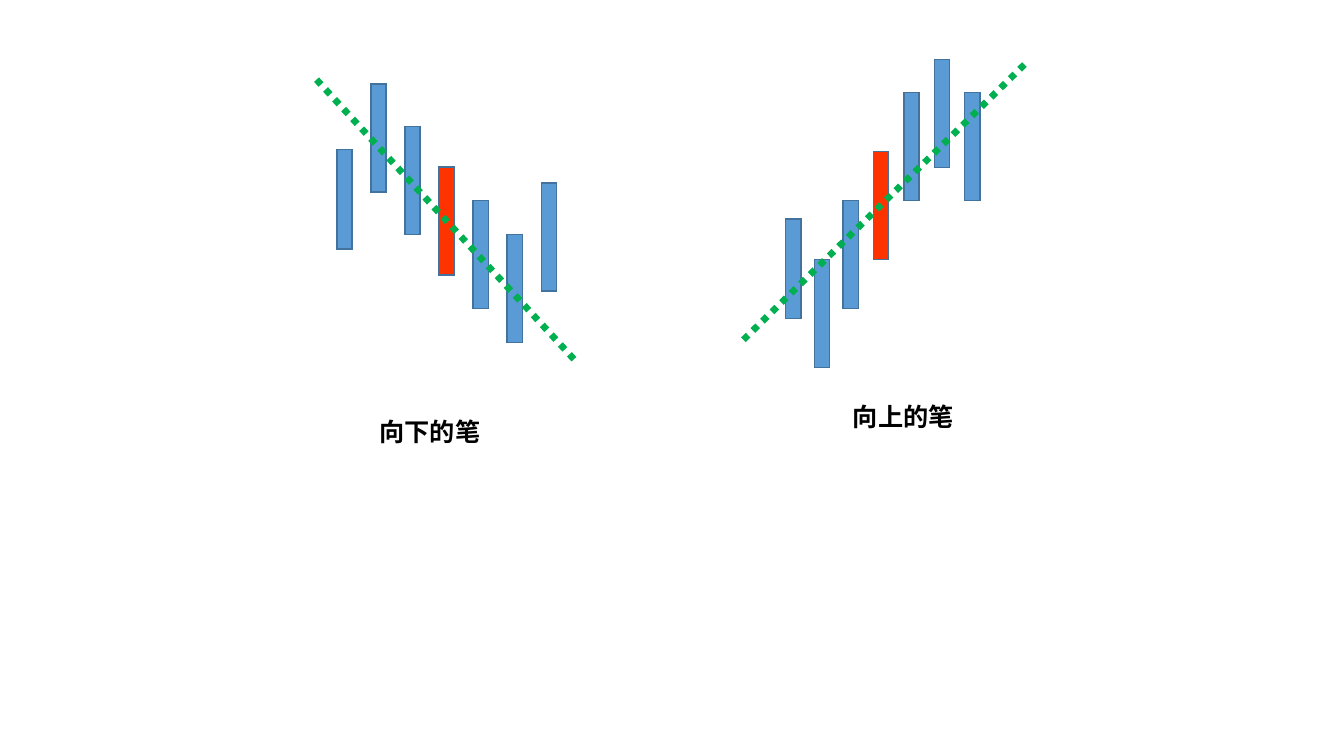
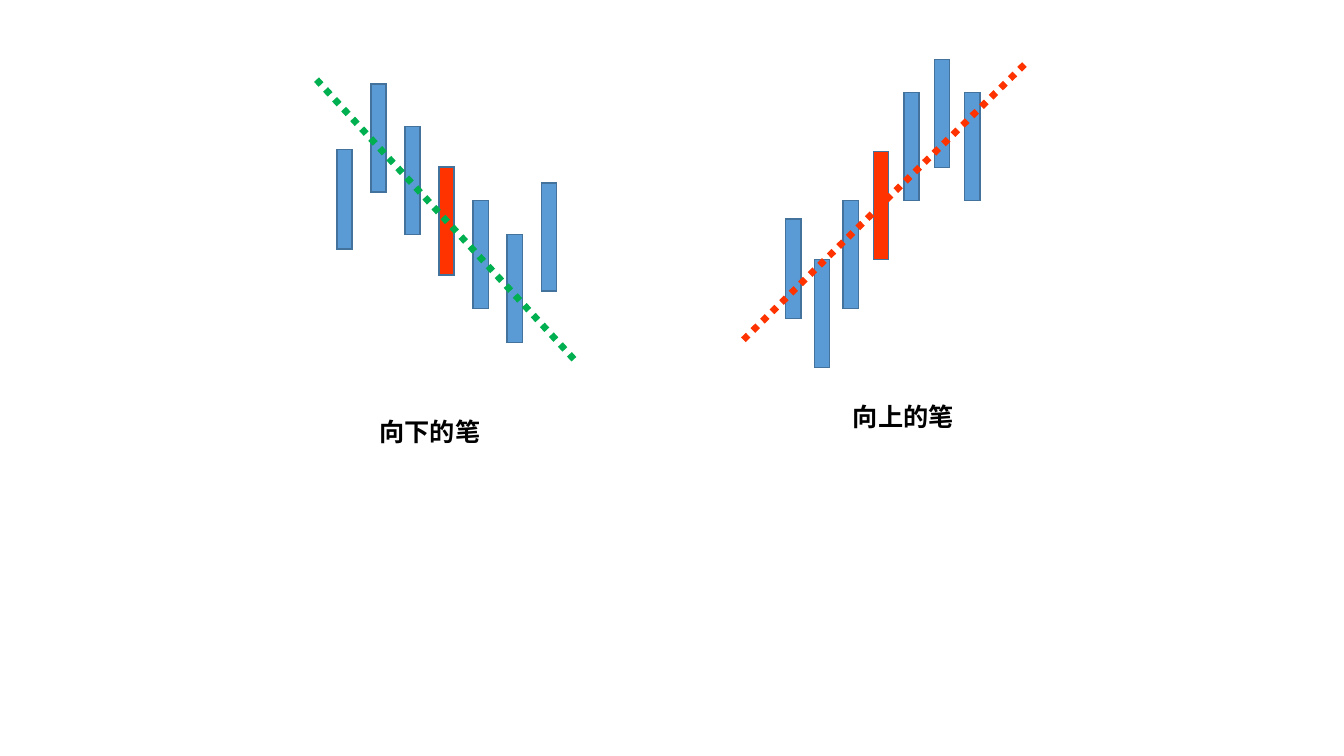
Before and after one commit to xitongsys/notes, a slide deck: slide 25 of finance/chanlun/charts.pptx. Drawn at 1344x756 pixels with LibreOffice and Linux fonts; fonts in the diff are those of the drawing. Boxes give left, top, right and bottom in pixels: in the first picture for what was removed or moved away, otherwise in the second. Text is boxed around its words. In the diff, an @@ line names an element or a change of style, - is before the commit and + after.

```diff
--- a/finance/chanlun/charts.pptx
+++ b/finance/chanlun/charts.pptx
@@ line (744, 340) - (1027, 63): stroke #00B050 4.75 pt dashed to #FF3300 4.75 pt dashed @@
```
Also in this commit, not shown: 2 other slides changed, 3 other files.
